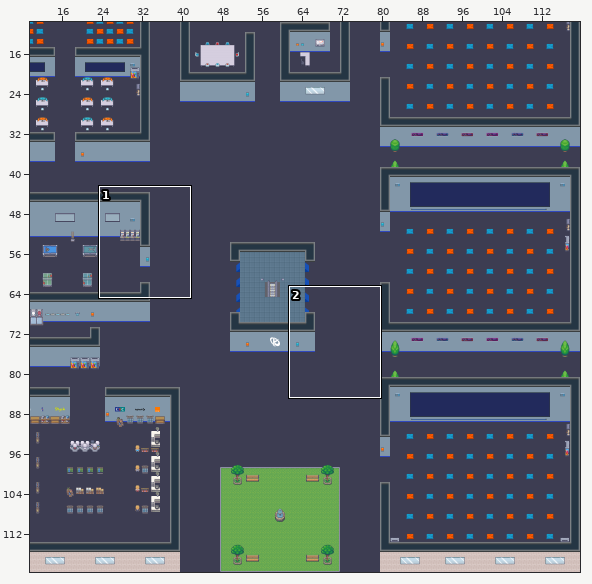
An edit to a level. Tiled map (JSON), baseeffect.tmj. The first picture is a wide view before the edit; the outline marks the close-up.
Close-up. Before the commit:
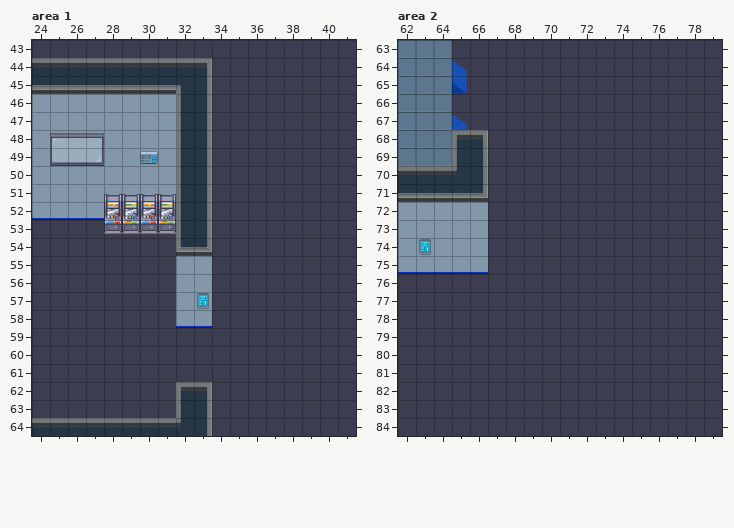
Cells are 32x32 px. Shown: area 1 x 24..41, y 43..64; area 2 x 62..79, y 63..84. The commit also changed other parts of the map, which this record leaves out.
Once edited:
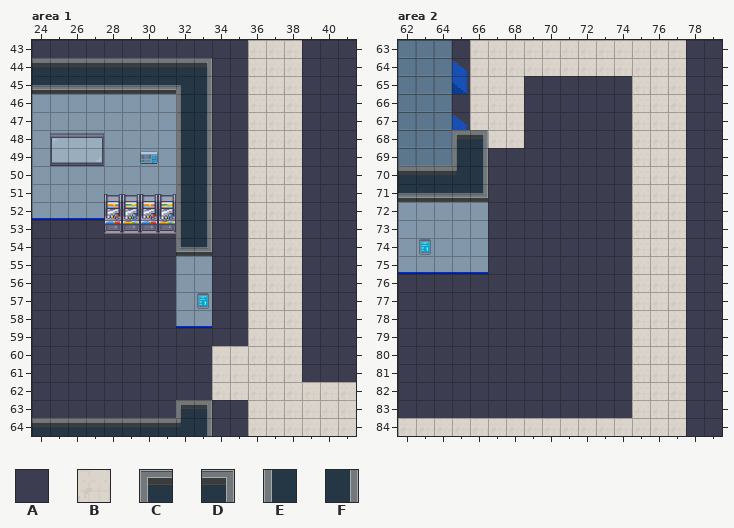
Key: from "Chunk 1": A 4, B 5, C 63, D 68, E 70, F 75.
_ is an empty cell, . an unchanged one.
Diff:
--- layer "floor/floor1", area 1
@@ x 34..41 @@
-43 ..AAA...
-44 ..AAA...
-45 ..AAA...
-46 ..AAA...
-47 ..AAA...
-48 ..AAA...
-49 ..AAA...
-50 ..AAA...
-51 ..AAA...
-52 ..AAA...
-53 ..AAA...
-54 ..AAA...
-55 ..AAA...
-56 ..AAA...
-57 ..AAA...
-58 ..AAA...
-59 ..AAA...
-60 AAAAA...
-61 AAAAA...
-62 AAAAAAAA
-63 ..AAAAAA
-64 ..AAAAAA
+43 ..BBB...
+44 ..BBB...
+45 ..BBB...
+46 ..BBB...
+47 ..BBB...
+48 ..BBB...
+49 ..BBB...
+50 ..BBB...
+51 ..BBB...
+52 ..BBB...
+53 ..BBB...
+54 ..BBB...
+55 ..BBB...
+56 ..BBB...
+57 ..BBB...
+58 ..BBB...
+59 ..BBB...
+60 BBBBB...
+61 BBBBB...
+62 BBBBBBBB
+63 ..BBBBBB
+64 ..BBBBBB
--- layer "walls/walls1", area 1
@@ x 32..33 @@
-62 CD
-63 EF
+62 __
+63 CD
--- layer "floor/floor1", area 2
@@ x 62..77 @@
-63 ....AAAAAAAAAAAA
-64 ....AAAAAAAAAAAA
-65 ....AAA......AAA
-66 ....AAA......AAA
-67 ....AAA......AAA
-68 .....AA......AAA
-69 .............AAA
-70 .............AAA
-71 .............AAA
-72 .............AAA
-73 .............AAA
-74 .............AAA
-75 .............AAA
-76 .............AAA
-77 .............AAA
-78 .............AAA
-79 .............AAA
-80 .............AAA
-81 .............AAA
-82 .............AAA
-83 .............AAA
-84 AAAAAAAAAAAAAAAA
+63 ....BBBBBBBBBBBB
+64 ....BBBBBBBBBBBB
+65 ....BBB......BBB
+66 ....BBB......BBB
+67 ....BBB......BBB
+68 .....BB......BBB
+69 .............BBB
+70 .............BBB
+71 .............BBB
+72 .............BBB
+73 .............BBB
+74 .............BBB
+75 .............BBB
+76 .............BBB
+77 .............BBB
+78 .............BBB
+79 .............BBB
+80 .............BBB
+81 .............BBB
+82 .............BBB
+83 .............BBB
+84 BBBBBBBBBBBBBBBB
Where, in picture pixels (left, top, right, bottom), the same in both close-ups:
changed: (176, 40, 356, 436)
changed: (398, 40, 686, 436)
